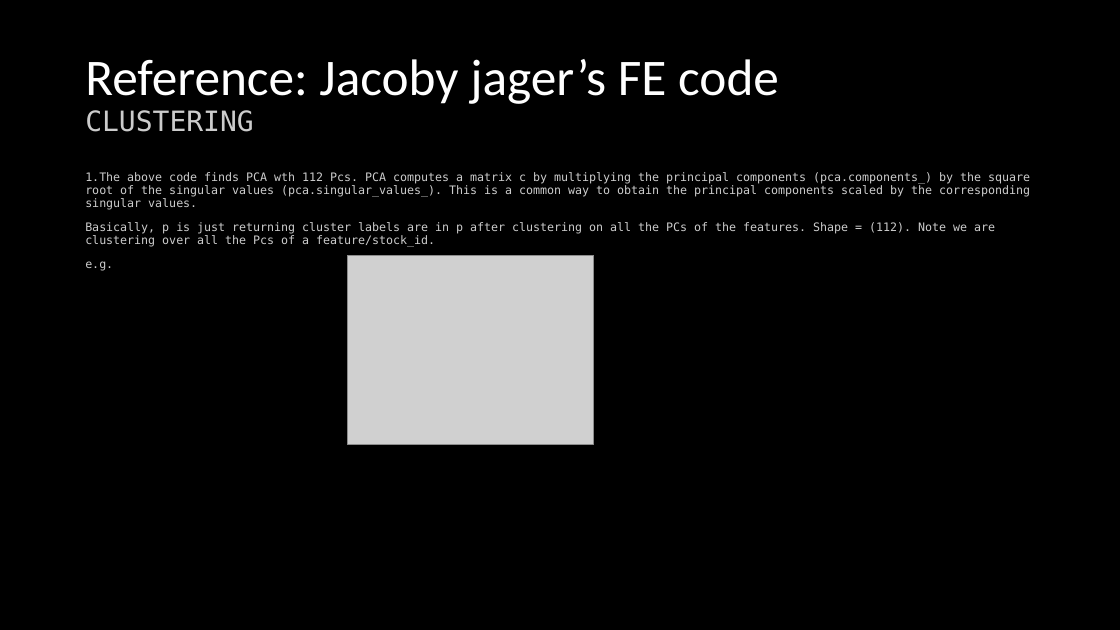
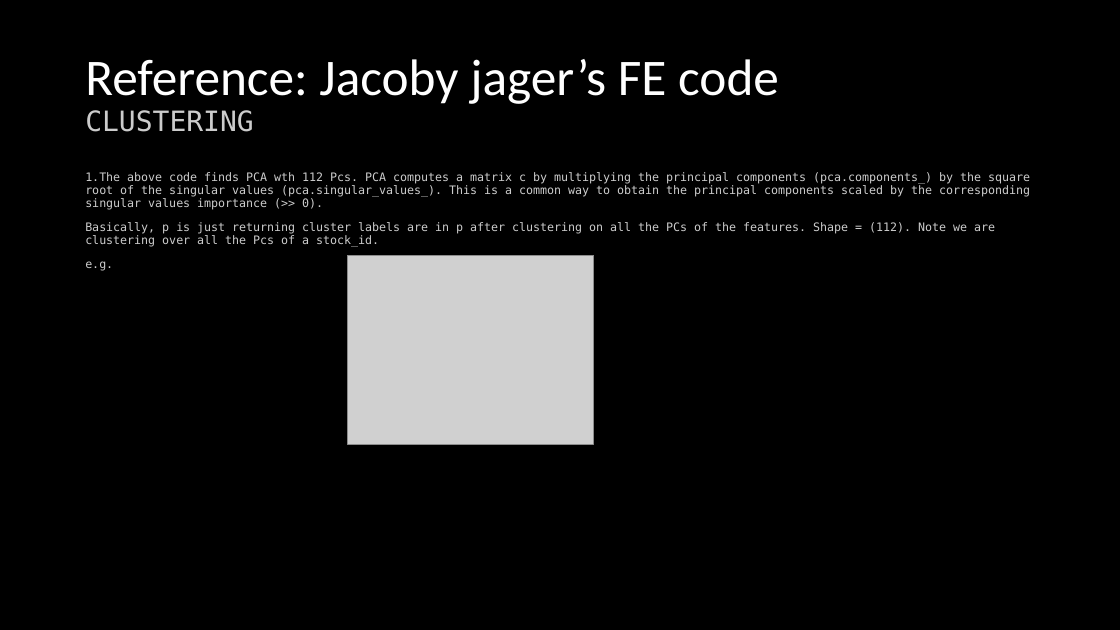
Before and after one commit to JosePeeterson/Optiver-Realized-Volatility-Prediction, a slide deck: slide 24 of docs/Project_help_n_ideas.pptx. Drawn at 1120x630 pixels with LibreOffice and Linux fonts; fonts in the diff are those of the drawing; grey boxes stand for pictures. Boxes give left, top, right and bottom in pixels: in the first picture for what was removed or moved away, otherwise in the second. Text is boxed around its words. In the diff, an @@ line names an element or a change of style, - is before the commit and + after.

Commit message:
included GMM clustering over features made from buketizing the data

```diff
--- a/docs/Project_help_n_ideas.pptx
+++ b/docs/Project_help_n_ideas.pptx
@@ text at [85,172,1030,247]: text changed @@
-1.The above code finds PCA wth 112 Pcs. PCA computes a matrix c by multiplying the principal components (pca.components_) by the square root of the singular values (pca.singular_values_). This is a common way to obtain the principal components scaled by the corresponding singular values.
-Basically, p is just returning cluster labels are in p after clustering on all the PCs of the features. Shape = (112). Note we are clustering over all the Pcs of a feature/stock_id.
+1.The above code finds PCA wth 112 Pcs. PCA computes a matrix c by multiplying the principal components (pca.components_) by the square root of the singular values (pca.singular_values_). This is a common way to obtain the principal components scaled by the corresponding singular values importance (>> 0).
+Basically, p is just returning cluster labels are in p after clustering on all the PCs of the features. Shape = (112). Note we are clustering over all the Pcs of a stock_id.
```
Also in this commit, not shown: 3 other slides changed, 1 other file.
